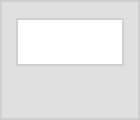
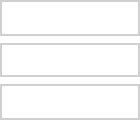
Comparing the layer stacks of the two 140px x 120px images. Changes:
added group "panels" with 3 layers above "blank" over <box>0,2,140,118</box>
added layer "Rectangle 1 copy" (1st of 42, in "panels") in group "panels" over <box>2,43,138,77</box>
added layer "Rectangle 1 copy" (2nd of 42, in "panels") in group "panels" over <box>2,2,138,36</box>
added layer "Rectangle 1 copy" (3rd of 42, in "panels") in group "panels" over <box>2,84,138,118</box>
hid group "banner" (2 layers) over <box>0,2,140,118</box>
